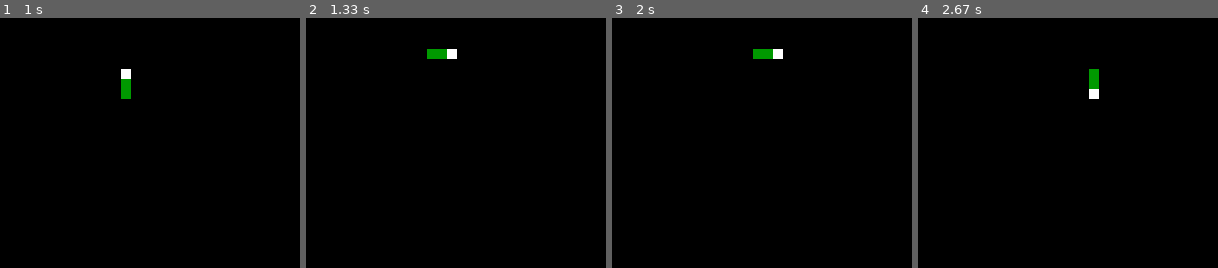
Above: before the commit, frames 1-4 (left to right).
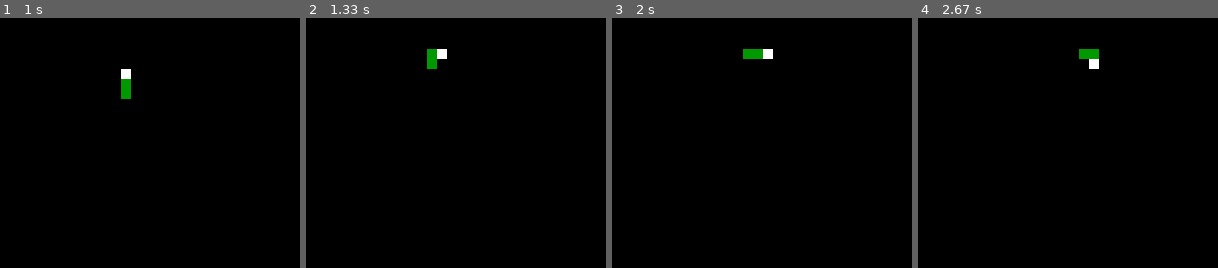
Above: after the commit, the same moments.

Repository: RonanFim/pygame-snake
Game: pygame game, started from main.py
The game is run twice, just before and just after one commit, with the same random seed, the same clock (stepped at 60 frames per second) and the same inputs.
Inputs:
- Up to frame 1 (1 s): tap Enter at 0.33 s; hold Up from 0.67 s (still down)
- Up to frame 2 (1.33 s): release Up at 1.13 s; hold Right from 1.17 s (still down); tap Space at 1.23 s
- Up to frame 3 (2 s): tap Space at 1.53, 1.73 s; release Right at 1.63 s; hold Left from 1.67 s (still down)
- Up to frame 4 (2.67 s): tap Space at 2.03, 2.3, 2.63 s; release Left at 2.2 s; hold Down 2.23-2.53 s
The pictures show only the part of the screen within x 36-86%, y 24-74%; the shares and areas given below are measured in that part.

Frame 1 is identical in both runs. In frame 2, 0.4% of the frame differs, in the area x 40-51%, y 12-21%; in frame 3, 0.4%; in frame 4, 0.8%, in the area x 53-61%, y 12-33%.

Commit message:
Implements speed config

Diff:
--- a/System/Configuration.py
+++ b/System/Configuration.py
@@ -2,9 +2,9 @@
 
 class Configuration():
 
-    class Speed(IntEnum):
-        SLOW = 0,
-        NORMAL = 1,
+    class Speed(IntEnum):   # frames by step
+        SLOW = 4,
+        NORMAL = 3,
         FAST = 2
 
     class ScreenSize(IntEnum):
--- a/System/GameManager.py
+++ b/System/GameManager.py
@@ -49,8 +49,10 @@
         paused = False
         self.__apple.SetApplePos(self.__NewPos())
         direction = Direction.RIGHT
+        counter = 0
         while running:
-            self.__clock.tick(10)   # 10 fps
+            self.__clock.tick(GameProp.FPS)   # fps
+            counter += 1
             if paused:
                 for event in pygame.event.get():
                     if event.type == pygame.KEYDOWN:
@@ -82,25 +84,27 @@
                         if (direction != Direction.LEFT):
                             direction = Direction.RIGHT
 
-            # Add new element
-            self.__snake.Grow(direction)
+            # Set speed
+            if not(counter % self.__configs.speed.value):
+                # Add new element
+                self.__snake.Grow(direction)
 
-            # Detect colision with apple
-            if self.__snake.IsColliding([self.__apple.GetApplePos()]):
-                self.__apple.SetApplePos(self.__NewPos())
-                self.__score.IncrementScore()
-            else:
-                # Remove last element of Snake
-                self.__snake.RemoveLast()
+                # Detect colision with apple
+                if self.__snake.IsColliding([self.__apple.GetApplePos()]):
+                    self.__apple.SetApplePos(self.__NewPos())
+                    self.__score.IncrementScore()
+                else:
+                    # Remove last element of Snake
+                    self.__snake.RemoveLast()
 
-            # Detect colision with snake
-            if self.__snake.SelfCollision():
-                time.sleep(2)
-                running = False
-            # Detect colision with wall
-            if self.__snake.IsColliding(self.__wall.GetWall()):
-                time.sleep(2)
-                running = False
+                # Detect colision with snake
+                if self.__snake.SelfCollision():
+                    time.sleep(2)
+                    running = False
+                # Detect colision with wall
+                if self.__snake.IsColliding(self.__wall.GetWall()):
+                    time.sleep(2)
+                    running = False
 
             # Update the display
             self.__RefreshScreen()
--- a/definitions.py
+++ b/definitions.py
@@ -12,6 +12,7 @@
 
 class GameProp():
     BGCOLOR = (0, 0, 0)
+    FPS = 30
 
 class SnakeProp():
     BODYCOLOR = (0, 153, 0)
